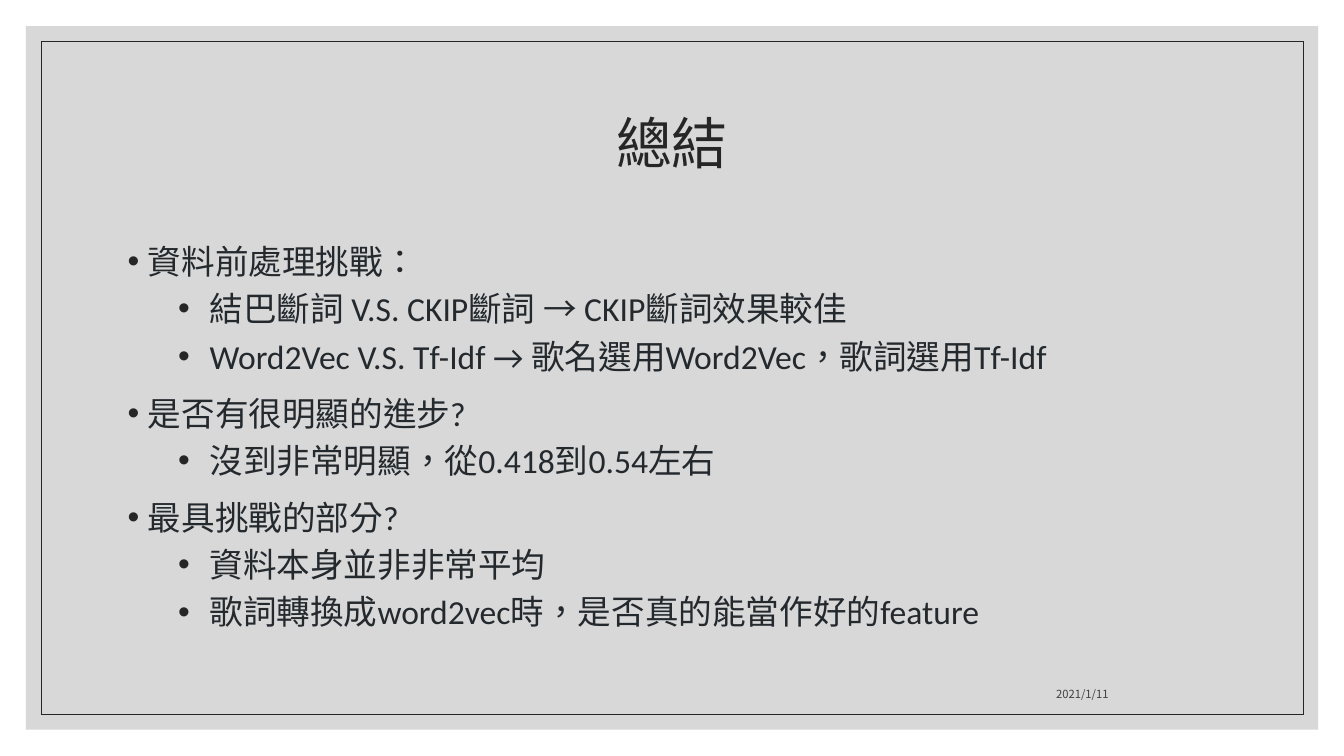
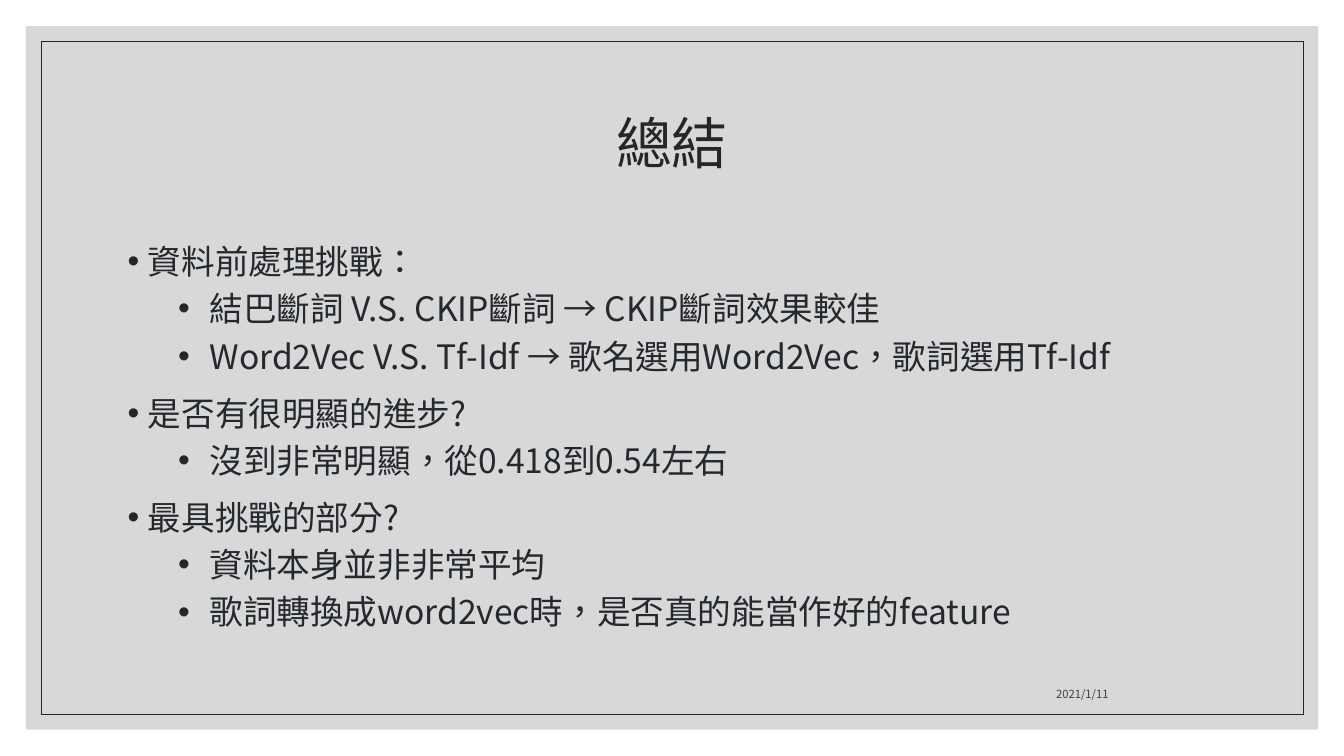
Before and after one commit to 1091-datascience/finalproject-group10, a slide deck: slide 7 of Data Science Final.pptx (slide 6 before the commit). Drawn at 1344x756 pixels with LibreOffice and Linux fonts; fonts in the diff are those of the drawing. Boxes give left, top, right and bottom in pixels: in the first picture for what was removed or moved away, otherwise in the second. Text is boxed around its words. In the diff, an @@ line names an element or a change of style, - is before the commit and + after.

```diff
--- a/Data Science Final.pptx
+++ b/Data Science Final.pptx
@@ text "資料前處理挑戰：" at <box>148,245,1110,627</box>: font Calibri to Noto Sans CJK SC @@
```
Also in this commit, not shown: 3 other slides changed, 1 slide added.
